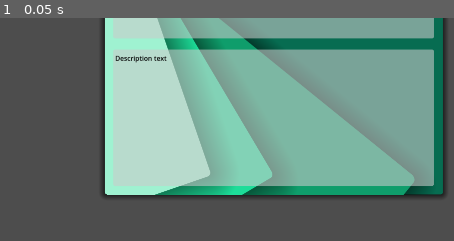
Above: before the commit, frame 1.
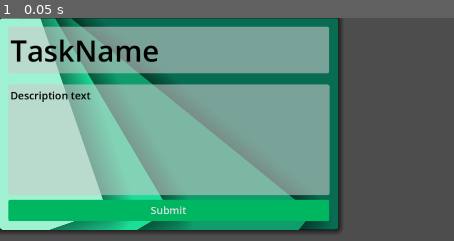
Above: after the commit, the same moment.

Repository: GenericUserIsTaken/hackpnw2024
Game: Godot game, scene res://text_edit.tscn
Same seed, same stepped clock (60 frames per second), same inputs: the game is played once before the commit and once after it. This scene is started directly instead of the project's main scene.
Inputs:
- Up to frame 1 (0.05 s): no input

The runs differ from the first frame. In frame 1, 76% of the frame differs, in the area x 0-99%, y 0-97%.

Commit message:
text edit update
yippie

Diff:
--- /dev/null
+++ b/godotproject/text_edit.gd
@@ -0,0 +1,52 @@
+extends Control
+signal NameChanged(newname : String)
+signal DescriptionChanged(newdesc : String)
+@onready var description = $AspectRatioContainer/Panel/MarginContainer2/Panel2/MarginContainer/DescriptionEdit
+@onready var nametxt = $AspectRatioContainer/Panel/MarginContainer/Panel/MarginContainer/NameEdit
+@export var desclimit = 10
+@export var namelimit = 10
+
+var current_text1 = ""
+var current_text2 = ""
+var cursor_line1 = 0
+var cursor_column1 = 0
+var cursor_line2 = 0
+var cursor_column2 = 0
+# Called when the node enters the scene tree for the first time.
+func _ready():
+	pass # Replace with function body.
+
+
+# Called every frame. 'delta' is the elapsed time since the previous frame.
+func _process(delta):
+	pass
+
+
+func _on_description_edit_text_changed():
+	var new_text : String = description.text
+	var enter = new_text.contains("\n")
+	if new_text.length() > desclimit or enter:
+		description.text = current_text1
+		description.set_caret_line(cursor_line1)
+		description.set_caret_column(cursor_column1)
+	current_text1 = description.text
+	# save current position of cursor for when we have reached the limit
+	cursor_line1 = description.get_caret_line()
+	cursor_column1 = description.get_caret_column()
+
+func _on_name_edit_text_changed():
+	var new_text : String = nametxt.text
+	var enter = new_text.contains("\n")
+	if new_text.length() > namelimit or enter:
+		nametxt.text = current_text2
+		nametxt.set_caret_line(cursor_line2)
+		nametxt.set_caret_column(cursor_column2)
+	current_text2 = nametxt.text
+	# save current position of cursor for when we have reached the limit
+	cursor_line2 = nametxt.get_caret_line()
+	cursor_column2 = nametxt.get_caret_column()
+
+
+func _on_button_button_down():
+	DescriptionChanged.emit(description.text)
+	NameChanged.emit(nametxt.text)
--- a/godotproject/text_edit.tres
+++ b/godotproject/text_edit.tres
@@ -1,4 +1,32 @@
-[gd_resource type="Theme" load_steps=4 format=3 uid="uid://ck015hvprl338"]
+[gd_resource type="Theme" load_steps=8 format=3 uid="uid://ck015hvprl338"]
+
+[sub_resource type="StyleBoxFlat" id="StyleBoxFlat_6c5dp"]
+bg_color = Color(0, 0.717647, 0.380392, 1)
+corner_radius_top_left = 5
+corner_radius_top_right = 5
+corner_radius_bottom_right = 5
+corner_radius_bottom_left = 5
+
+[sub_resource type="StyleBoxFlat" id="StyleBoxFlat_1gwlw"]
+bg_color = Color(0, 0.376471, 0.188235, 1)
+corner_radius_top_left = 5
+corner_radius_top_right = 5
+corner_radius_bottom_right = 5
+corner_radius_bottom_left = 5
+
+[sub_resource type="StyleBoxFlat" id="StyleBoxFlat_cq1r1"]
+bg_color = Color(0, 0.717647, 0.380392, 1)
+corner_radius_top_left = 5
+corner_radius_top_right = 5
+corner_radius_bottom_right = 5
+corner_radius_bottom_left = 5
+
+[sub_resource type="StyleBoxFlat" id="StyleBoxFlat_i2kh4"]
+bg_color = Color(0, 0.419608, 0.211765, 1)
+corner_radius_top_left = 5
+corner_radius_top_right = 5
+corner_radius_bottom_right = 5
+corner_radius_bottom_left = 5
 
 [sub_resource type="StyleBoxEmpty" id="StyleBoxEmpty_sm4dq"]
 
@@ -7,6 +35,11 @@
 [sub_resource type="StyleBoxEmpty" id="StyleBoxEmpty_7g7m8"]
 
 [resource]
+Button/colors/font_pressed_color = Color(0, 0, 0, 1)
+Button/styles/focus = SubResource("StyleBoxFlat_6c5dp")
+Button/styles/hover = SubResource("StyleBoxFlat_1gwlw")
+Button/styles/normal = SubResource("StyleBoxFlat_cq1r1")
+Button/styles/pressed = SubResource("StyleBoxFlat_i2kh4")
 TextEdit/colors/font_color = Color(0, 0, 0, 1)
 TextEdit/styles/focus = SubResource("StyleBoxEmpty_sm4dq")
 TextEdit/styles/normal = SubResource("StyleBoxEmpty_sqs0u")
--- a/godotproject/text_edit.tscn
+++ b/godotproject/text_edit.tscn
@@ -1,5 +1,6 @@
-[gd_scene load_steps=8 format=3 uid="uid://l3gt715yj5sj"]
-
+[gd_scene load_steps=9 format=3 uid="uid://l3gt715yj5sj"]
+
+[ext_resource type="Script" path="res://text_edit.gd" id="1_1wkkx"]
 [ext_resource type="Theme" uid="uid://ck015hvprl338" path="res://text_edit.tres" id="1_oxxf6"]
 
 [sub_resource type="StyleBoxFlat" id="StyleBoxFlat_15qlc"]
@@ -59,12 +60,12 @@
 anchors_preset = 15
 anchor_right = 1.0
 anchor_bottom = 1.0
-offset_left = 252.0
-offset_top = -84.0
-offset_right = 252.0
-offset_bottom = -84.0
-grow_horizontal = 2
-grow_vertical = 2
+grow_horizontal = 2
+grow_vertical = 2
+mouse_filter = 1
+script = ExtResource("1_1wkkx")
+desclimit = 60000
+namelimit = 19
 
 [node name="AspectRatioContainer" type="AspectRatioContainer" parent="."]
 layout_mode = 1
@@ -165,6 +166,9 @@
 theme_override_colors/font_selected_color = Color(0, 0, 0, 1)
 theme_override_colors/font_readonly_color = Color(0, 0, 0, 1)
 theme_override_colors/font_placeholder_color = Color(0, 0, 0, 1)
+theme_override_colors/caret_color = Color(0, 0, 0, 1)
+theme_override_colors/caret_background_color = Color(0, 0, 0, 1)
+theme_override_font_sizes/font_size = 70
 placeholder_text = "TaskName"
 metadata/_edit_use_anchors_ = true
 
@@ -174,6 +178,9 @@
 anchor_top = 0.27451
 anchor_right = 1.0
 anchor_bottom = 1.0
+offset_top = -0.313812
+offset_right = 6.10352e-05
+offset_bottom = -61.5
 grow_horizontal = 2
 grow_vertical = 0
 theme_override_constants/margin_left = 20
@@ -183,6 +190,7 @@
 
 [node name="Panel2" type="Panel" parent="AspectRatioContainer/Panel/MarginContainer2"]
 layout_mode = 2
+mouse_filter = 1
 theme_override_styles/panel = SubResource("StyleBoxFlat_lrtnf")
 
 [node name="MarginContainer" type="MarginContainer" parent="AspectRatioContainer/Panel/MarginContainer2/Panel2"]
@@ -204,4 +212,35 @@
 theme_override_colors/font_selected_color = Color(0, 0, 0, 1)
 theme_override_colors/font_readonly_color = Color(0, 0, 0, 1)
 theme_override_colors/font_placeholder_color = Color(0, 0, 0, 1)
+theme_override_colors/caret_color = Color(0, 0, 0, 1)
+theme_override_colors/caret_background_color = Color(0, 0, 0, 1)
+theme_override_font_sizes/font_size = 25
 placeholder_text = "Description text"
+wrap_mode = 1
+
+[node name="MarginContainer3" type="MarginContainer" parent="AspectRatioContainer/Panel"]
+layout_mode = 1
+anchors_preset = -1
+anchor_top = 0.835468
+anchor_right = 1.0
+anchor_bottom = 1.00099
+offset_top = -8.0
+grow_horizontal = 2
+grow_vertical = 0
+theme_override_constants/margin_left = 20
+theme_override_constants/margin_top = 20
+theme_override_constants/margin_right = 20
+theme_override_constants/margin_bottom = 20
+metadata/_edit_use_anchors_ = true
+
+[node name="Button" type="Button" parent="AspectRatioContainer/Panel/MarginContainer3"]
+layout_mode = 2
+theme = ExtResource("1_oxxf6")
+theme_override_font_sizes/font_size = 25
+text = "Submit"
+
+[connection signal="DescriptionChanged" from="." to="AspectRatioContainer/Panel/MarginContainer2/Panel2" method="_on_text_edit_description_changed"]
+[connection signal="NameChanged" from="." to="AspectRatioContainer/Panel/MarginContainer2/Panel2" method="_on_text_edit_name_changed"]
+[connection signal="text_changed" from="AspectRatioContainer/Panel/MarginContainer/Panel/MarginContainer/NameEdit" to="." method="_on_name_edit_text_changed"]
+[connection signal="text_changed" from="AspectRatioContainer/Panel/MarginContainer2/Panel2/MarginContainer/DescriptionEdit" to="." method="_on_description_edit_text_changed"]
+[connection signal="button_down" from="AspectRatioContainer/Panel/MarginContainer3/Button" to="." method="_on_button_button_down"]
